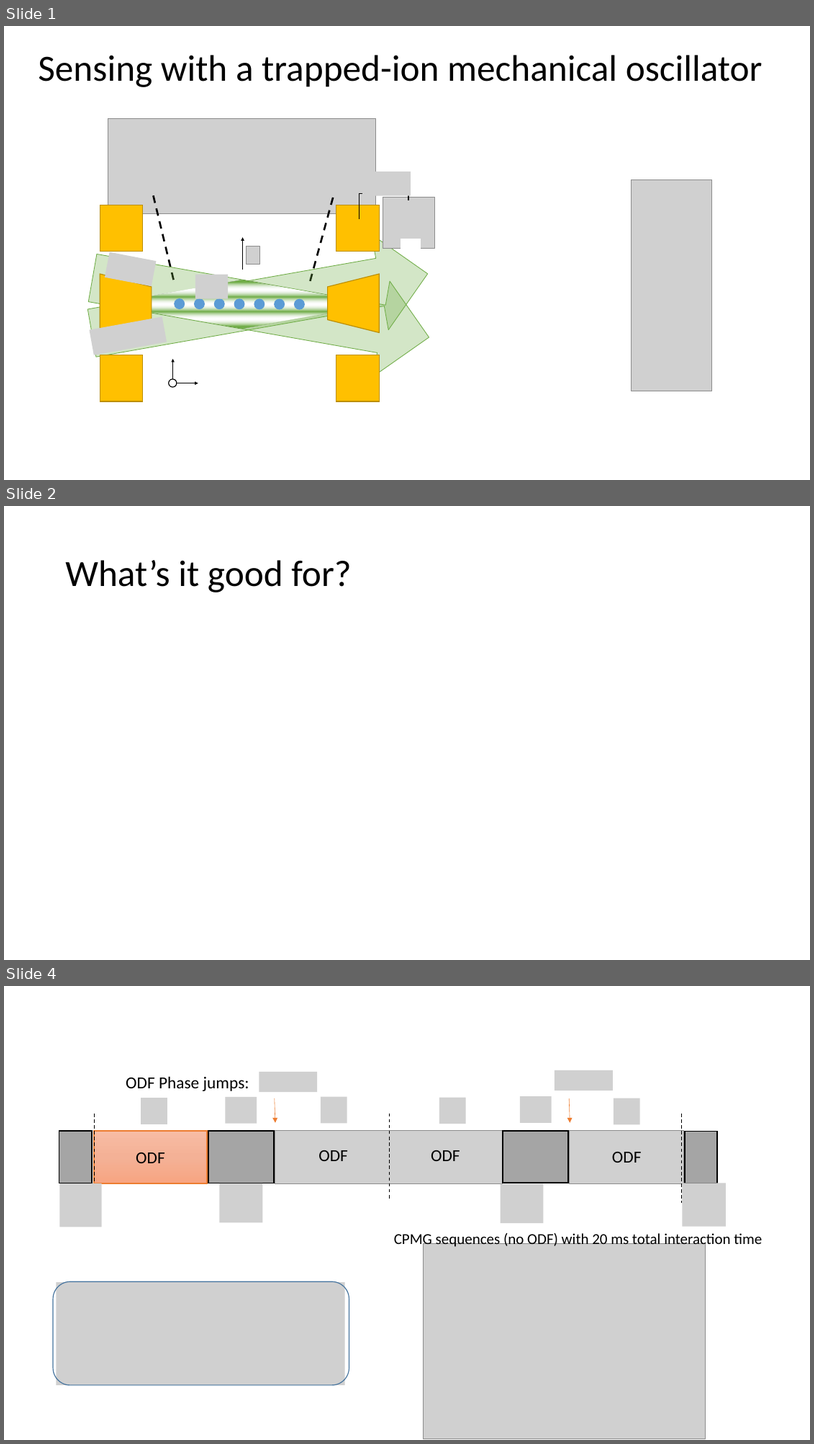
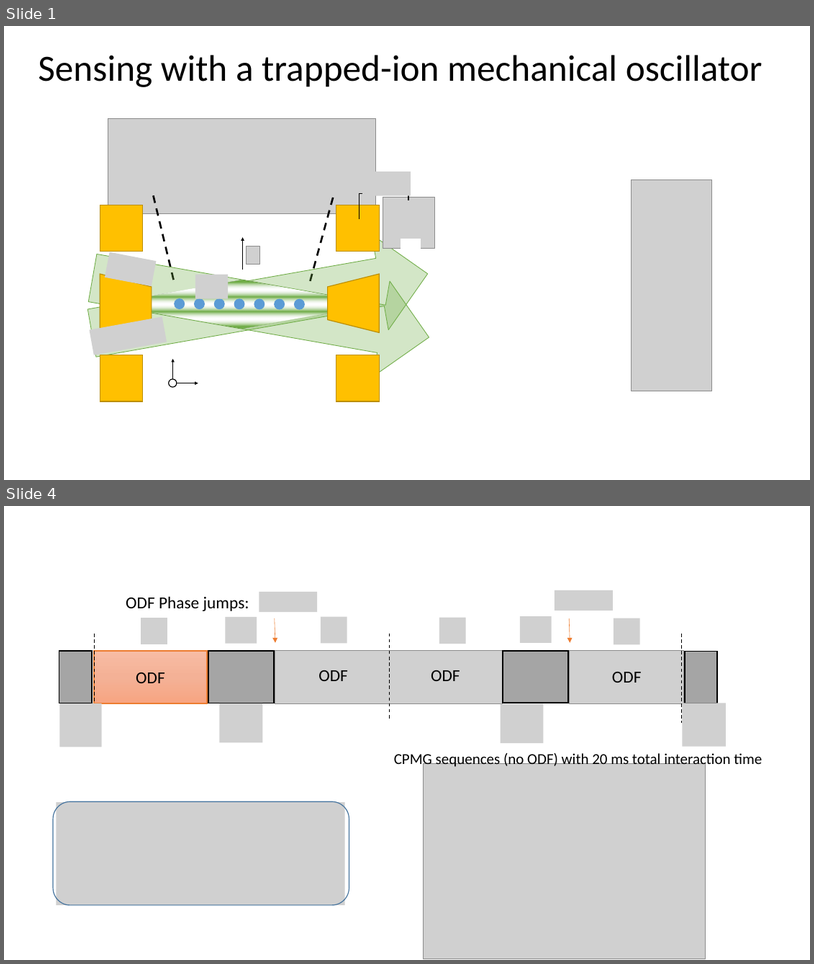
Before and after one commit to kgilmo/amplitude_sensing_paper, a slide deck: amplitude_sensing_penning_2.pptx. Shown one above the other, each under a label of ours: slides 1, 2 and 4 before the commit, slides 1 and 4 after it; the slides between them are not shown. The pictures are 814x1444 and 814x964 pixels, drawn with LibreOffice and Linux fonts; fonts in the diff are those of the drawing; grey boxes stand for pictures; background and template pictures are left out. Boxes give left, top, right and bottom in pixels: in the first picture for what was removed or moved away, otherwise in the second. Text is boxed around its words. In the diff, an @@ line names an element or a change of style, - is before the commit and + after.

```diff
--- a/amplitude_sensing_penning_2.pptx
+++ b/amplitude_sensing_penning_2.pptx
@@ slide 2 removed at (4,506,810,960), background #FFFFFF @@
@@ title removed at (65,560,351,592) @@
-What’s it good for?
```
Also in this commit, not shown: 1 slide changed, 1 slide added.
